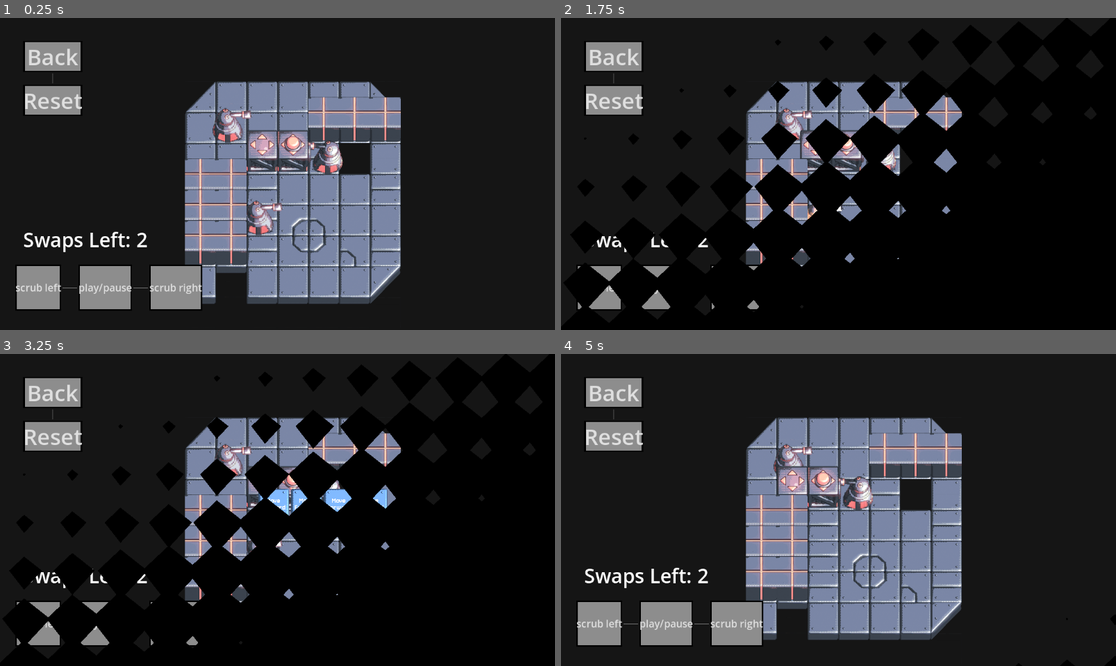
Above: before the commit, frames 1-4 (two rows, left to right).
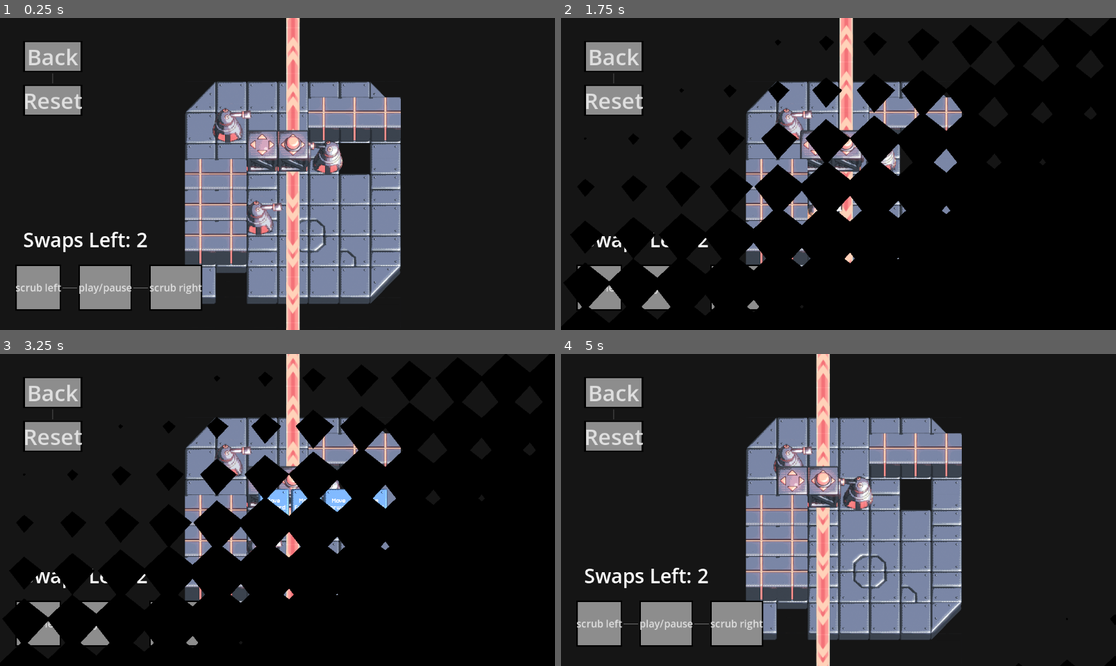
Above: after the commit, the same moments.

Repository: eevx/mind-swap
Game: Godot game, scene res://Levels/test_level_2.tscn
Two runs of this game, one before a commit and one after it. Both use one fixed random seed, a clock stepped at 60 frames per second and the inputs below. The project has no main scene, so this scene is started directly.
Inputs (mouse positions are in pixels of both pictures, inside the frame that each line leads up to):
- Up to frame 1 (0.25 s): no input
- Up to frame 2 (1.75 s): tap Enter at 0.5 s; move the mouse to (960, 158) at 0.52 s; hold Right (ui_right) 0.53-1.28 s; hold R (r) 0.53-1.28 s; click (960, 158) at 0.67 s; move the mouse to (727, 189) at 1.27 s; hold Down (ui_down) from 1.28 s (still down); click (727, 189) at 1.35 s; tap R (r) at 1.55 s
- Up to frame 3 (3.25 s): move the mouse to (333, 441) at 2.02 s; release Down (ui_down) at 2.03 s; hold R (r) 2.03-2.78 s; hold Right (ui_right) from 2.03 s (still down); move the mouse to (249, 572) at 2.77 s; tap Space (space) at 2.85 s; click (249, 572) at 2.92 s; tap R (r) at 3.05 s
- Up to frame 4 (5 s): move the mouse to (832, 503) at 3.52 s; release Right (ui_right) at 3.53 s; hold R (r) 3.53-4.28 s; hold Left (ui_left) from 3.53 s (still down); click (832, 503) at 3.67 s; move the mouse to (866, 503) at 4.27 s; click (866, 503) at 4.35 s; tap R (r) at 4.55 s

The runs differ from the first frame. In frame 1, 2.1% of the frame differs, in the area x 51-55%, y 0-100%; in frame 2, 1.1%; in frame 3, 1.0%; in frame 4, 2.1%, in the area x 45-49%, y 0-100%.
Error in both runs: Attempt to call function 'get_global_mouse_position' in base 'null instance' on a null instance. (res://Globals/GridManager.gd:22)

Commit message:
hawerfhjioawhjkl;wf

Diff:
--- a/GameObjectsAndData/MoveableBoxLaser.gd
+++ b/GameObjectsAndData/MoveableBoxLaser.gd
@@ -8,6 +8,9 @@
 @export var vertical_sprite : Sprite2D
 @export var horizontal_sprite : Sprite2D
 
+@export var laser_1 : LaserLine
+@export var laser_2 : LaserLine
+
 func _ready():
 	super()
 	TurnManager.turn_ended.connect(_laser_effect)
@@ -15,6 +18,54 @@
 		horizontal_sprite.hide()
 	else:
 		vertical_sprite.hide()
+
+func _process(_delta):
+	_show_laser()
+
+func _show_laser():
+	if not object_data:
+		return
+
+	var pos = GridManager.get_object_grid_pos(object_data)
+	if not pos:
+		laser_1.hide()
+		laser_2.hide()
+		return
+	else:
+		laser_1.show()
+		laser_2.show()
+
+	var max_extent := 40
+	var directions := []
+	match laser_direction:
+		laser_type.VERTICAL: directions = [Vector2i.UP, Vector2i.DOWN]
+		laser_type.HORIZONTAL: directions = [Vector2i.LEFT, Vector2i.RIGHT]
+		_: directions = []
+
+	var ends : Array[int] = []
+
+	for dir in directions:
+		for i in range(1, max_extent + 1):
+			if i == max_extent:
+				ends.push_back(i)
+				break
+			var cell_pos = pos + dir * i
+			var cell_data : CellData = GridManager.get_cell_data(cell_pos)
+			var occupant = cell_data.get_occupant()
+			if occupant is MoveableObjectData or cell_data.get_type() == cell_data.cell_type.WALL:
+				ends.push_back(i)
+				break
+
+	if ends.size() == 2:
+		laser_1.set_point_position(1, GridManager.grid_to_world(pos + directions[0] * ends[0]))
+		laser_2.set_point_position(1, GridManager.grid_to_world(pos + directions[1] * ends[1]))
+
+	if laser_direction == laser_type.VERTICAL:
+		laser_1.set_point_position(1, Vector2(laser_1.get_point_position(0).x, laser_1.get_point_position(1).y))
+		laser_2.set_point_position(1, Vector2(laser_2.get_point_position(0).x, laser_2.get_point_position(1).y))
+	else:
+		laser_1.set_point_position(1, Vector2(laser_1.get_point_position(1).x, laser_1.get_point_position(0).y))
+		laser_2.set_point_position(1, Vector2(laser_2.get_point_position(1).x, laser_2.get_point_position(0).y))
 
 func _laser_effect():
 	if not object_data:
@@ -30,16 +81,20 @@
 		laser_type.HORIZONTAL: directions = [Vector2i.LEFT, Vector2i.RIGHT]
 		_: directions = []
 
+	var ends : Array[int] = []
+
 	for dir in directions:
 		for i in range(1, max_extent + 1):
+			if i == max_extent:
+				ends.push_back(i)
+				break
 			var cell_pos = pos + dir * i
 			var cell_data : CellData = GridManager.get_cell_data(cell_pos)
-			if cell_data == null:
-				break
 			var occupant = cell_data.get_occupant()
 
 			if occupant is CharacterObjectData:
 				var destroy_action = DestroyAction.new(occupant, cell_pos)
 				TurnManager.execute_action(destroy_action)
 			elif occupant is MoveableObjectData or cell_data.get_type() == cell_data.cell_type.WALL:
+				ends.push_back(i)
 				break
--- /dev/null
+++ b/GameObjectsAndData/laser_line_texture.gd
@@ -0,0 +1,10 @@
+extends Line2D
+class_name LaserLine
+
+@export var particles : CPUParticles2D
+var hitting := true
+
+func _process(_delta):
+	particles.visible = hitting
+	particles.direction = get_point_position(1).direction_to(get_point_position(0))
+	particles.position = get_point_position(1)
--- a/GameObjectsAndData/laser_line_texture.tscn
+++ b/GameObjectsAndData/laser_line_texture.tscn
@@ -1,8 +1,9 @@
-[gd_scene load_steps=6 format=3 uid="uid://b2xf64imtv3ib"]
+[gd_scene load_steps=7 format=3 uid="uid://b2xf64imtv3ib"]
 
 [ext_resource type="Shader" uid="uid://cn01pg8g0u3w3" path="res://GameObjectsAndData/laser_line_texture.gdshader" id="1_8exqb"]
 [ext_resource type="Texture2D" uid="uid://bcgx1fbq7ac0f" path="res://Assets/laser_texture.png" id="2_dsfqa"]
 [ext_resource type="Texture2D" uid="uid://b1s63t3etb5oy" path="res://Assets/circle_particle.png" id="3_0oq6r"]
+[ext_resource type="Script" uid="uid://2vnyhigyeewo" path="res://GameObjectsAndData/laser_line_texture.gd" id="3_dsfqa"]
 
 [sub_resource type="ShaderMaterial" id="ShaderMaterial_h2pvi"]
 shader = ExtResource("1_8exqb")
@@ -13,27 +14,29 @@
 
 [sub_resource type="Gradient" id="Gradient_513b5"]
 offsets = PackedFloat32Array(0, 0.5, 1)
-colors = PackedColorArray(0.9469324, 0.92235535, 0.9333268, 1, 0.87864035, 0.66243464, 0.78458625, 0.8784314, 0.9006891, 0.2422807, 0.5171764, 0)
+colors = PackedColorArray(0.9469324, 0.92235535, 0.9333268, 1, 0.87705284, 0.68556213, 0.64090127, 0.8784314, 0.9006891, 0.2422807, 0.5171764, 0)
 
-[node name="laser_line_texture" type="Line2D"]
+[node name="laser_line_texture" type="Line2D" node_paths=PackedStringArray("particles")]
 texture_filter = 1
 texture_repeat = 2
 material = SubResource("ShaderMaterial_h2pvi")
 points = PackedVector2Array(0, 0, 109, 0)
-width = 16.305
+width = 30.0
 texture_mode = 1
+script = ExtResource("3_dsfqa")
+particles = NodePath("CPUParticles2D")
 
 [node name="CPUParticles2D" type="CPUParticles2D" parent="."]
 position = Vector2(109, 0)
-amount = 50
+amount = 100
 texture = ExtResource("3_0oq6r")
 lifetime = 0.2
 emission_shape = 1
-emission_sphere_radius = 6.3
+emission_sphere_radius = 13.87
 direction = Vector2(-1, 0)
 spread = 93.99
 gravity = Vector2(0, 0)
 initial_velocity_min = 53.26
 initial_velocity_max = 172.88
-scale_amount_min = 0.2
+scale_amount_min = 0.1
 color_ramp = SubResource("Gradient_513b5")
--- a/LevelComponents/moveable_laser_box.tscn
+++ b/LevelComponents/moveable_laser_box.tscn
@@ -1,18 +1,27 @@
-[gd_scene load_steps=5 format=3 uid="uid://dohbj78a6y1gy"]
+[gd_scene load_steps=6 format=3 uid="uid://dohbj78a6y1gy"]
 
 [ext_resource type="Script" uid="uid://bdsmjhpbmcwtx" path="res://GameObjectsAndData/MoveableBoxLaser.gd" id="1_pfcw1"]
 [ext_resource type="Script" uid="uid://cwiq6ygoj05ox" path="res://GameObjectsAndData/MoveableObjectData.gd" id="2_t2w6y"]
 [ext_resource type="Texture2D" uid="uid://lmw8q36ds1c5" path="res://Assets/test_sprite.png" id="3_nveo2"]
+[ext_resource type="PackedScene" uid="uid://b2xf64imtv3ib" path="res://GameObjectsAndData/laser_line_texture.tscn" id="3_uby3n"]
 
 [sub_resource type="Resource" id="Resource_nveo2"]
 script = ExtResource("2_t2w6y")
 metadata/_custom_type_script = "uid://cwiq6ygoj05ox"
 
-[node name="MoveableLaserBox" type="Node2D" node_paths=PackedStringArray("vertical_sprite", "horizontal_sprite")]
+[node name="MoveableLaserBox" type="Node2D" node_paths=PackedStringArray("vertical_sprite", "horizontal_sprite", "laser_1", "laser_2")]
 script = ExtResource("1_pfcw1")
 vertical_sprite = NodePath("Sprite2D")
 horizontal_sprite = NodePath("Sprite2D2")
+laser_1 = NodePath("laser_line_texture")
+laser_2 = NodePath("laser_line_texture2")
 object_data = SubResource("Resource_nveo2")
+
+[node name="laser_line_texture" parent="." instance=ExtResource("3_uby3n")]
+position = Vector2(0, -13)
+
+[node name="laser_line_texture2" parent="." instance=ExtResource("3_uby3n")]
+position = Vector2(0, -13)
 
 [node name="Sprite2D" type="Sprite2D" parent="."]
 position = Vector2(0, -32)
--- a/Levels/test_level_2.tscn
+++ b/Levels/test_level_2.tscn
@@ -24,6 +24,7 @@
 metadata/_custom_type_script = "uid://bah1h38kcvyvw"
 
 [node name="test_level_2" type="Node2D"]
+y_sort_enabled = true
 
 [node name="LevelManager" parent="." instance=ExtResource("1_lh1fq")]
 
Not shown, added: GameObjectsAndData/laser_line_texture.gd.uid
